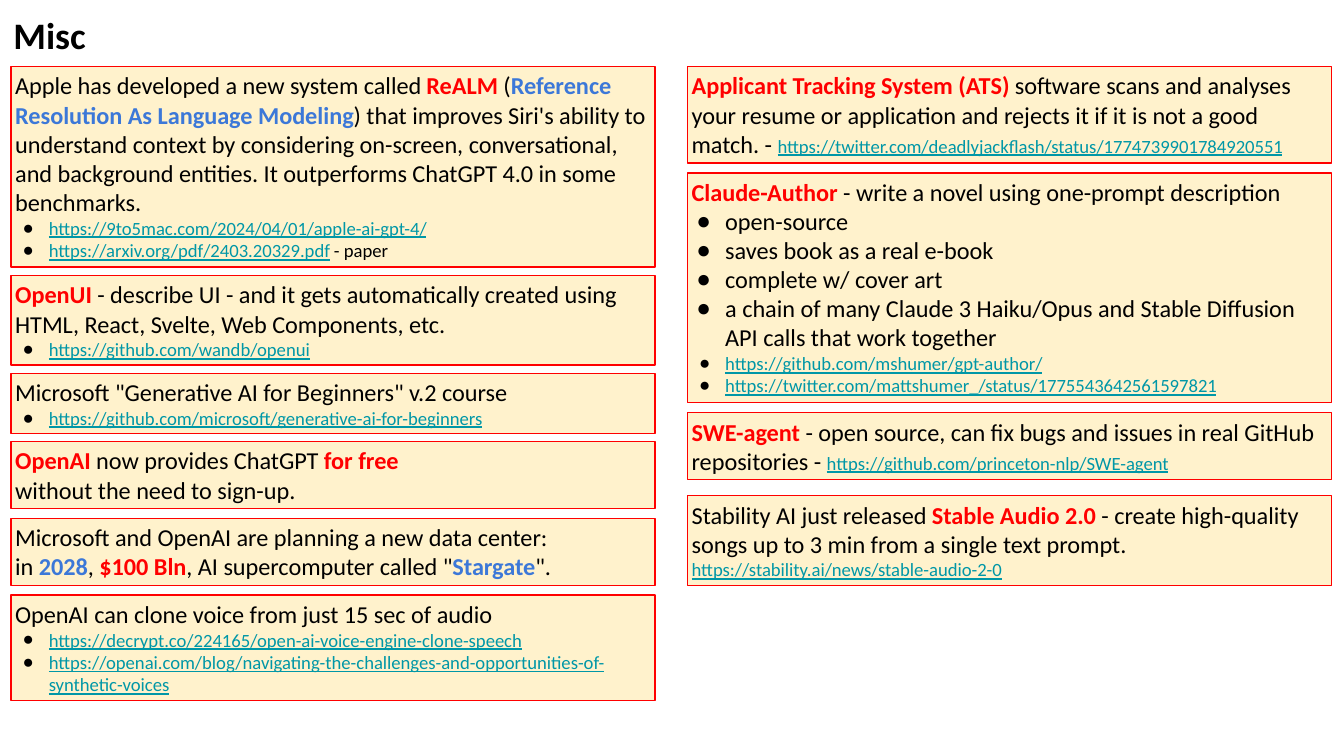
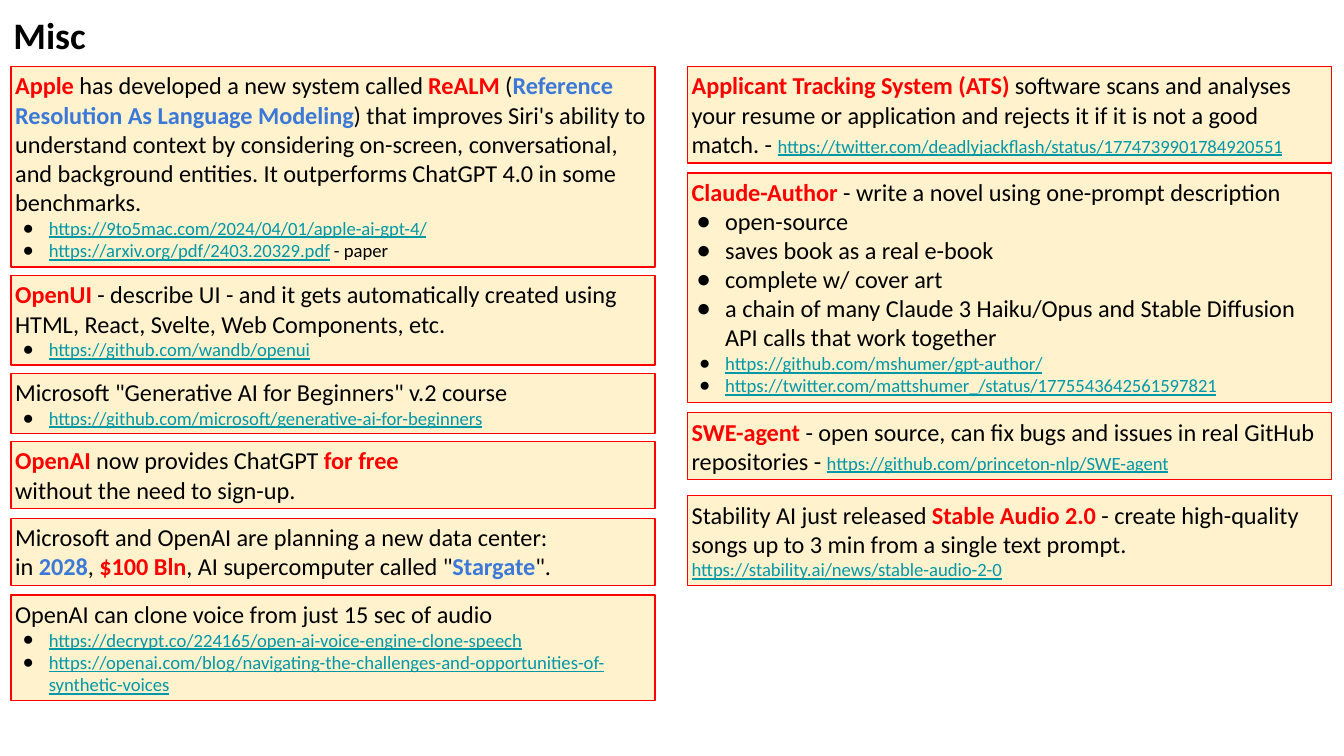
Before and after one commit to lselector/seminar, a slide deck: slide 9 of 2024/2024-04-05-AI-Updates.pptx. Drawn at 1344x756 pixels with LibreOffice and Linux fonts; fonts in the diff are those of the drawing. Boxes give left, top, right and bottom in pixels: in the first picture for what was removed or moved away, otherwise in the second. Text is boxed around its words. In the diff, an @@ line names an element or a change of style, - is before the commit and + after.

```diff
--- a/2024/2024-04-05-AI-Updates.pptx
+++ b/2024/2024-04-05-AI-Updates.pptx
@@ text in rectangle at box(15, 76, 646, 211): text colour #000000 to #FF0000, bold on in "Apple" @@
```
Also in this commit, not shown: 1 other slide changed.
